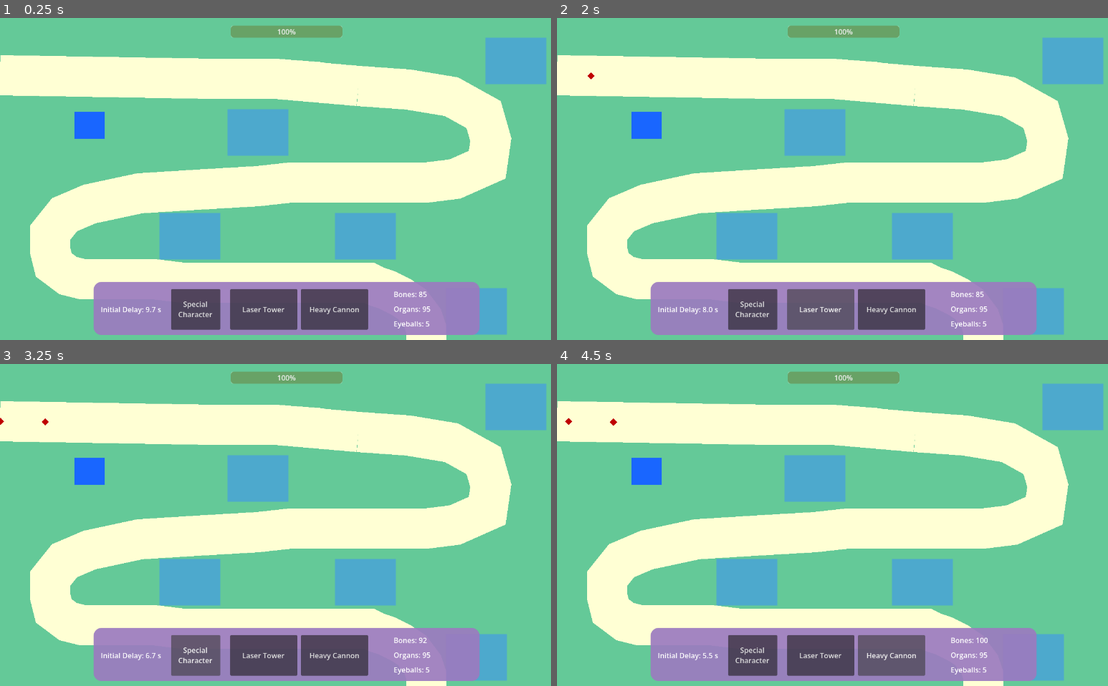
Above: before the commit, frames 1-4 (two rows, left to right).
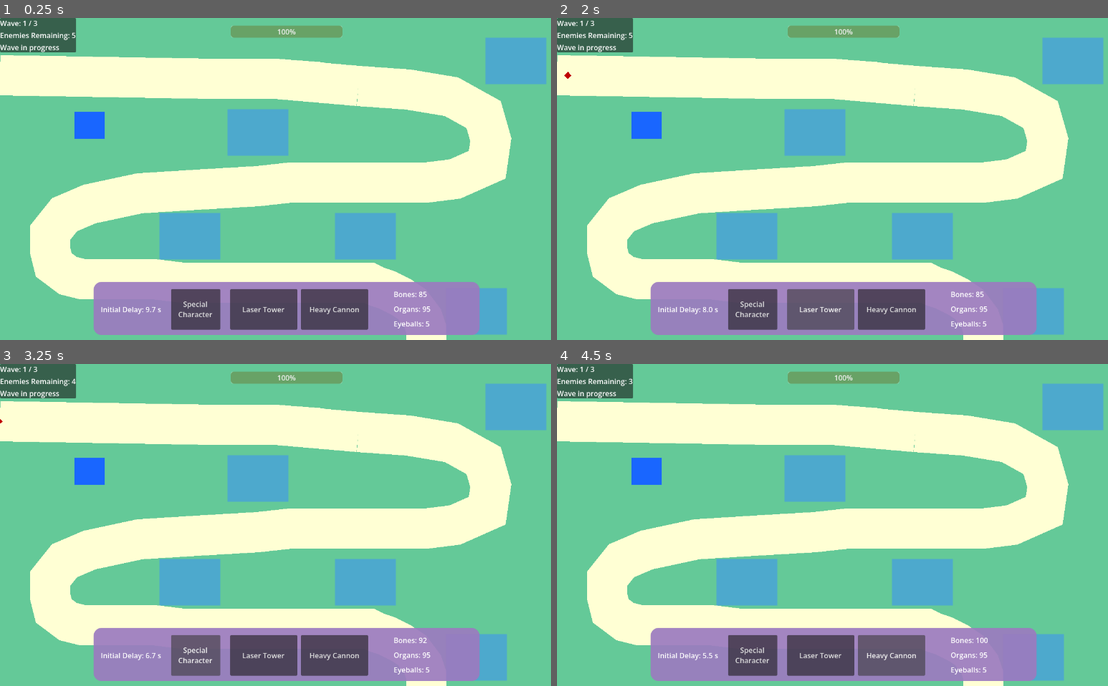
Above: after the commit, the same moments.

Repository: onion-40/candy-carnage
Game: Godot game, scene res://Scenes/main.tscn
The game is run twice, just before and just after one commit, with the same random seed, the same clock (stepped at 60 frames per second) and the same inputs.
Inputs:
- Up to frame 1 (0.25 s): no input
- Up to frame 2 (2 s): click "Special Character" at 0.5 s; click "Laser Tower" at 1.25 s
- Up to frame 3 (3.25 s): click "Heavy Cannon" at 2 s; click "Special Character" at 2.75 s
- Up to frame 4 (4.5 s): click "Laser Tower" at 3.5 s; click "Heavy Cannon" at 4.25 s

The runs differ from the first frame. In frame 1, 1.5% of the frame differs, in the area x 0-14%, y 0-11%; in frame 2, 1.5%; in frame 3, 1.5%; in frame 4, 1.5%, in the area x 0-14%, y 0-20%.

Commit message:
done prototype
added wave mgmt and wave stats HUD

Diff:
--- a/Scenes/Map.tscn
+++ b/Scenes/Map.tscn
@@ -111,3 +111,5 @@
 [node name="SpecialCoolddownTimer" type="Timer" parent="." unique_id=1430919574]
 
 [node name="DeploymentPreview" type="Polygon2D" parent="." unique_id=1844144699]
+
+[node name="WaveBreakTimer" type="Timer" parent="." unique_id=1576901491]
--- /dev/null
+++ b/Scenes/WaveHUD.tscn
@@ -0,0 +1,20 @@
+[gd_scene format=3 uid="uid://dwm1ogo4gq0a"]
+
+[ext_resource type="Script" uid="uid://fh0spe7term0" path="res://WaveHUD.gd" id="1_230xb"]
+
+[node name="WaveHUD" type="PanelContainer" unique_id=236326957]
+offset_right = 40.0
+offset_bottom = 40.0
+script = ExtResource("1_230xb")
+
+[node name="VBoxContainer" type="VBoxContainer" parent="." unique_id=141460696]
+layout_mode = 2
+
+[node name="WaveLabel" type="Label" parent="VBoxContainer" unique_id=898374295]
+layout_mode = 2
+
+[node name="EnemyLabel" type="Label" parent="VBoxContainer" unique_id=1861920618]
+layout_mode = 2
+
+[node name="TimerLabel" type="Label" parent="VBoxContainer" unique_id=1748942749]
+layout_mode = 2
--- a/Scenes/main.tscn
+++ b/Scenes/main.tscn
@@ -6,6 +6,7 @@
 [ext_resource type="PackedScene" uid="uid://do75dorlxuvn1" path="res://Scenes/SpecialCharacters.tscn" id="4_21xkr"]
 [ext_resource type="Script" uid="uid://liaq03gdcccy" path="res://Scenes/tower_information.gd" id="4_jjvhh"]
 [ext_resource type="Script" uid="uid://cxfnol4rrkplv" path="res://Scenes/bottom_hud.gd" id="5_kry3j"]
+[ext_resource type="PackedScene" uid="uid://dwm1ogo4gq0a" path="res://Scenes/WaveHUD.tscn" id="7_6bp64"]
 
 [sub_resource type="StyleBoxFlat" id="StyleBoxFlat_41ke1"]
 content_margin_left = 25.0
@@ -187,3 +188,5 @@
 grow_horizontal = 2
 theme_override_styles/background = SubResource("StyleBoxFlat_21xkr")
 value = 100.0
+
+[node name="WaveHUD" parent="UI" unique_id=236326957 instance=ExtResource("7_6bp64")]
--- a/Scripts/Scenes/Map.gd
+++ b/Scripts/Scenes/Map.gd
@@ -9,6 +9,11 @@
 @export var deployment_start_delay: float = 10.0
 @export var special_cooldown: float = 15.0
 @export var max_player_hp: int = 100
+@export var total_waves: int = 3
+@export var enemies_per_wave: int = 5
+@export var enemies_added_per_wave: int = 3
+@export var spawn_interval: float = 1.5
+@export var wave_break: float = 5.0
 
 @onready var enemy_path: Path2D = $EnemyPath
 @onready var spawn_timer: Timer = $EnemySpawnTimer
@@ -16,12 +21,19 @@
 @onready var deployment_start_timer: Timer = $DeploymentStartTimer
 @onready var special_cooldown_timer: Timer = $SpecialCoolddownTimer
 @onready var deployment_preview: Polygon2D = $DeploymentPreview
+@onready var wave_break_timer: Timer = $WaveBreakTimer
+
 var player_hp: int = 100
 var is_game_over: bool = false
 
 var selected_spot: Area2D = null
 var can_deploy_special: bool = false
 var choosing_deployment_location: bool = false
+
+var current_wave: int = 0
+var enemies_to_spawn: int = 0
+var enemies_alive: int = 0
+var wave_in_progress: bool = false
 
 
 func _ready() -> void:
@@ -38,10 +50,14 @@
 			if not spot.is_connected("input_event", _on_spot_input_event.bind(spot)):
 				spot.input_event.connect(_on_spot_input_event.bind(spot))
 
-	spawn_timer.wait_time = 1
-	spawn_timer.one_shot = false
+	spawn_timer.wait_time = spawn_interval
+	spawn_timer.one_shot = true
 	spawn_timer.timeout.connect(_spawn_enemy)
-	spawn_timer.start()
+
+	wave_break_timer.one_shot = true
+	wave_break_timer.timeout.connect(start_next_wave)
+
+	start_next_wave()
 
 	# Temporary test tower.
 	if tower_spots.get_child_count() > 0:
@@ -78,6 +94,8 @@
 		is_game_over = true
 		spawn_timer.stop()
 		game_over.emit()
+		spawn_timer.stop()
+		wave_break_timer.stop()
 		print("GAME OVER! The base has been destroyed.")
 
 
@@ -110,18 +128,71 @@
 # =====================================
 
 func _spawn_enemy() -> void:
+	if is_game_over:
+		return
+
 	if enemy_path.curve == null:
 		push_warning("EnemyPath has no Curve2D.")
 		return
 
 	if enemy_path.curve.get_baked_length() <= 0.0:
-		push_warning("EnemyPatth curve is empty. Add points to the path.")
+		push_warning("EnemyPath curve is empty. Add points to the path.")
+		return
+
+	if enemies_to_spawn <= 0:
 		return
 
 	var enemy = ENEMY_SCENE.instantiate()
+
+	enemy.defeated.connect(_on_enemy_defeated)
 	enemy.reached_base.connect(_on_enemy_reached_base)
+	enemy.tree_exited.connect(_on_enemy_removed)
+
 	enemy_path.add_child(enemy)
 
+	enemies_to_spawn -= 1
+	enemies_alive += 1
+
+	if enemies_to_spawn > 0:
+		spawn_timer.start()
+	else:
+		print("All enemies for Wave ", current_wave, " have spawned.")
+
+func start_next_wave() -> void:
+	if is_game_over:
+		return
+
+	if current_wave >= total_waves:
+		wave_in_progress = false
+		print("VICTORY! All waves completed.")
+		return
+
+	current_wave += 1
+	enemies_to_spawn = enemies_per_wave + (current_wave - 1) * enemies_added_per_wave
+	wave_in_progress = true
+
+	print("Wave ", current_wave, " started! Enemies: ", enemies_to_spawn)
+
+	spawn_timer.wait_time = spawn_interval
+	spawn_timer.start()
+
+
+func _on_enemy_defeated(_reward: int) -> void:
+	pass
+
+
+func _on_enemy_removed() -> void:
+	enemies_alive = max(0, enemies_alive - 1)
+
+	if enemies_to_spawn == 0 and enemies_alive == 0 and wave_in_progress:
+		wave_in_progress = false
+		print("Wave ", current_wave, " cleared!")
+
+		if current_wave < total_waves:
+			print("Next wave starts in ", wave_break, " seconds.")
+			wave_break_timer.start(wave_break)
+		else:
+			print("VICTORY! All waves completed.")
 
 # =====================================
 # TOWER CONSTRUCTION
--- /dev/null
+++ b/WaveHUD.gd
@@ -0,0 +1,47 @@
+
+extends PanelContainer
+
+@onready var wave_label: Label = $VBoxContainer/WaveLabel
+@onready var enemy_label: Label = $VBoxContainer/EnemyLabel
+@onready var timer_label: Label = $VBoxContainer/TimerLabel
+
+var map: Node2D
+
+func _ready() -> void:
+	map = get_tree().current_scene.get_node("Map")
+	update_display()
+
+func _process(_delta: float) -> void:
+	if not is_instance_valid(map):
+		return
+
+	update_display()
+
+func update_display() -> void:
+	wave_label.text = "Wave: %d / %d" % [
+		map.current_wave,
+		map.total_waves
+	]
+
+	enemy_label.text = "Enemies Remaining: %d" % (
+		map.enemies_to_spawn + map.enemies_alive
+	)
+
+	if map.is_game_over:
+		timer_label.text = "GAME OVER"
+
+	elif map.current_wave >= map.total_waves \
+	and not map.wave_in_progress \
+	and map.enemies_alive == 0:
+		timer_label.text = "VICTORY!"
+
+	elif map.wave_in_progress:
+		timer_label.text = "Wave in progress"
+
+	elif map.wave_break_timer.time_left > 0:
+		timer_label.text = "Next wave: %.1f s" % (
+			map.wave_break_timer.time_left
+		)
+
+	else:
+		timer_label.text = "Preparing wave..."
Not shown, added: WaveHUD.gd.uid
